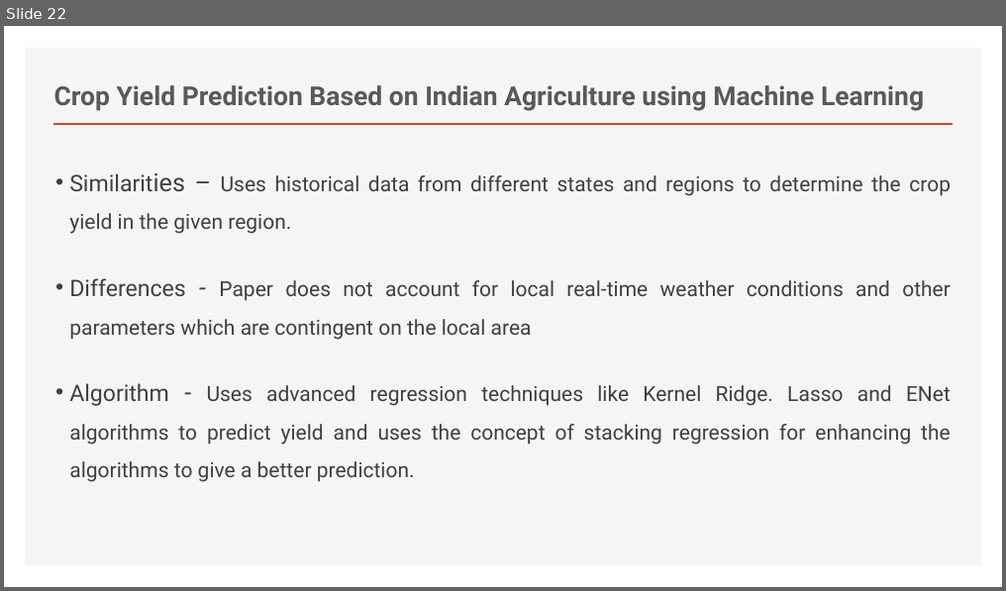
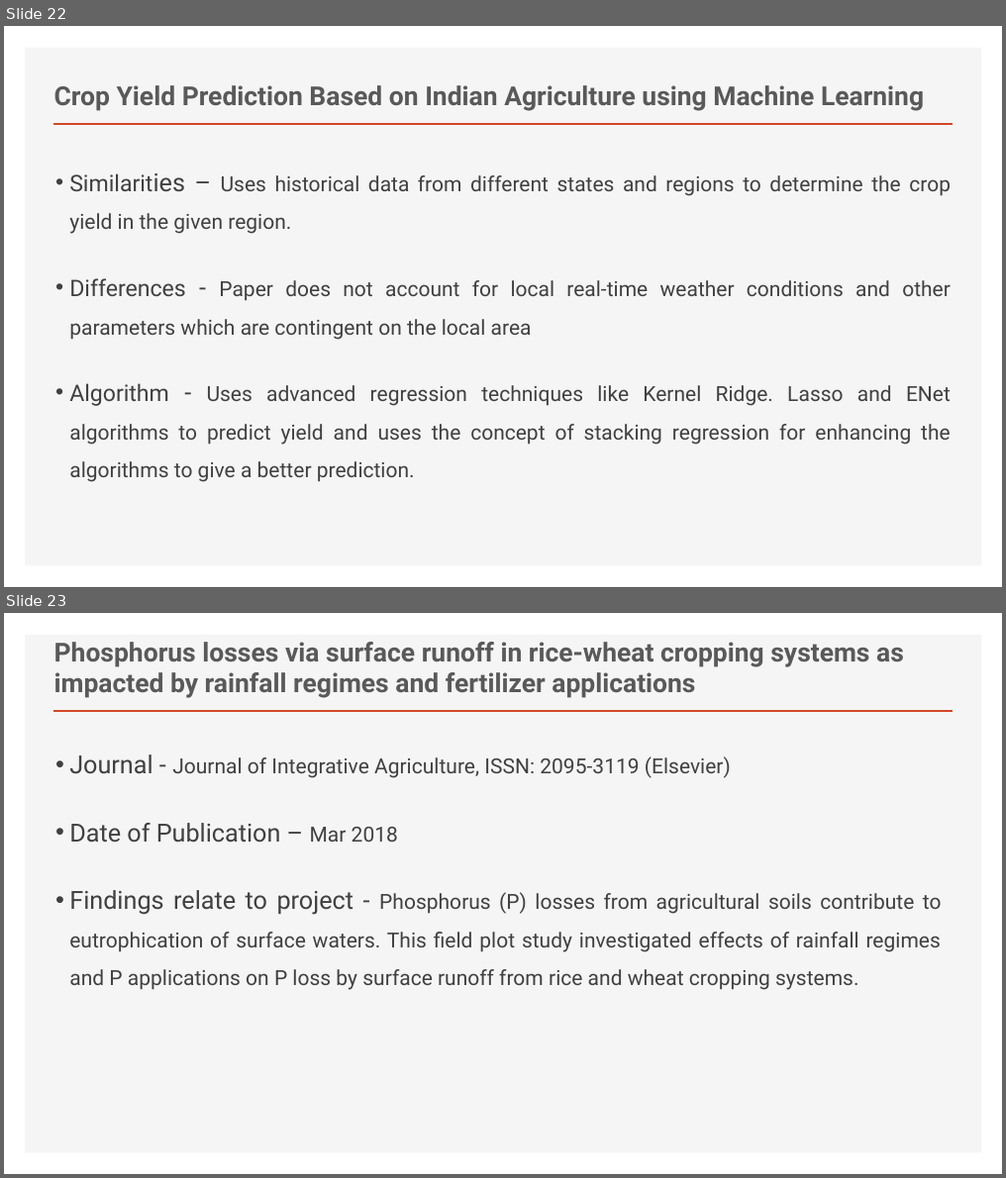
Before and after one commit to Gekko12/Eco-fertilization, a slide deck: LR.pptx. Shown one above the other, each under a label of ours: slide 22 before the commit, slides 22 and 23 after it. The pictures are 1006x591 and 1006x1178 pixels, drawn with LibreOffice and Linux fonts; fonts in the diff are those of the drawing. Boxes give left, top, right and bottom in pixels: in the first picture for what was removed or moved away, otherwise in the second. Text is boxed around its words. In the diff, an @@ line names an element or a change of style, - is before the commit and + after.

```diff
--- a/LR.pptx
+++ b/LR.pptx
@@ slide 23 added at [4, 613, 1002, 1174], background #FFFFFF; not listed: 2 template elements that a slide beside it also shows @@
@@ title added at [54, 642, 904, 698], 25.2 pt, text #595959, bold @@
+Phosphorus losses via surface runoff in rice-wheat cropping systems as impacted by rainfall regimes and fertilizer applications
@@ text added at [69, 755, 942, 990], 20 pt, text #404040 @@
+• Journal - Journal of Integrative Agriculture, ISSN: 2095-3119 (Elsevier)
+• Date of Publication – Mar 2018
+• Findings relate to project - Phosphorus (P) losses from agricultural soils contribute to eutrophication of surface waters. This field plot study investigated effects of rainfall regimes and P applications on P loss by surface runoff from rice and wheat cropping systems.
```
Also in this commit, not shown: 1 slide changed, 5 other slides added, 4 other files.
